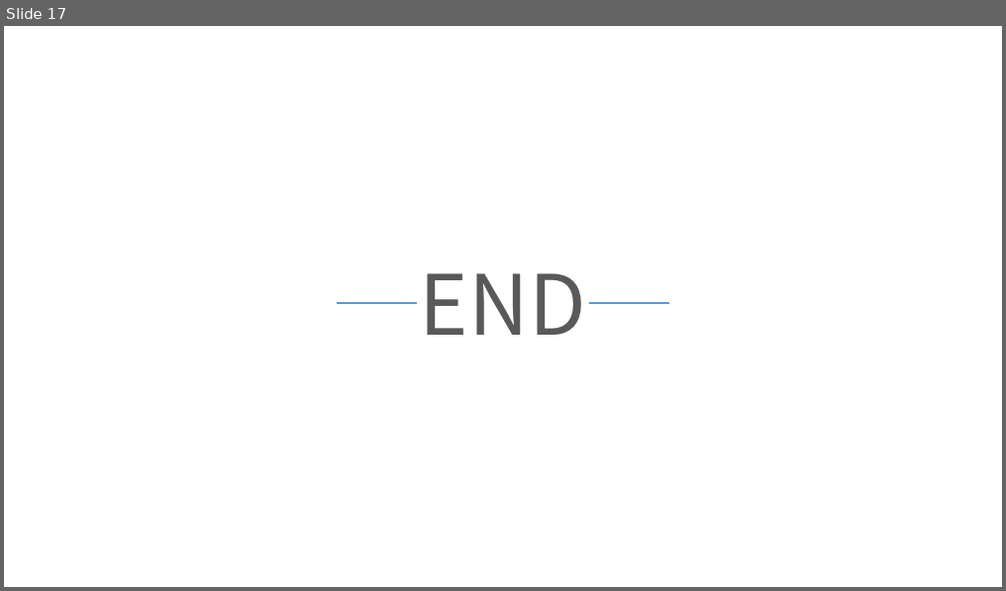
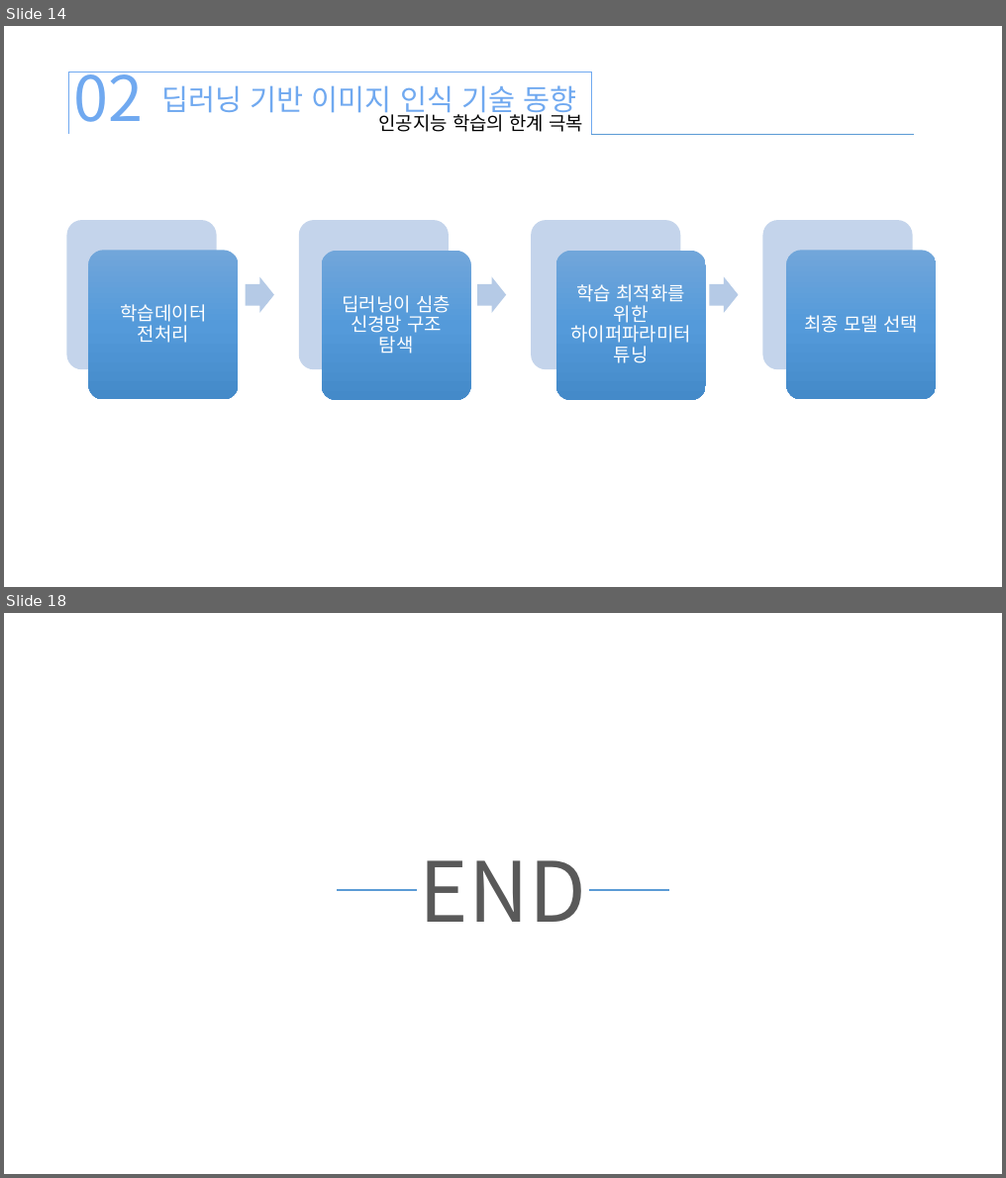
Before and after one commit to xddongx/flexink, a slide deck: 이미지 인식 기술/이미지 인식 기술_KDH.pptx. Shown one above the other, each under a label of ours: slide 17 before the commit, slides 14 and 18 after it; the slides between them are not shown. The pictures are 1006x591 and 1006x1178 pixels, drawn with LibreOffice and Linux fonts; fonts in the diff are those of the drawing. Boxes give left, top, right and bottom in pixels: in the first picture for what was removed or moved away, otherwise in the second. Text is boxed around its words. In the diff, an @@ line names an element or a change of style, - is before the commit and + after.

```diff
--- a/이미지 인식 기술/이미지 인식 기술_KDH.pptx
+++ b/이미지 인식 기술/이미지 인식 기술_KDH.pptx
@@ slide 14 added at <box>4,26,1002,587</box>, background #FFFFFF @@
@@ right bracket added at <box>69,72,591,134</box>, outline #70A9F0 0.5 pt @@
@@ text added at <box>74,72,144,122</box>, 60 pt, text #70A9F0 @@
+02
@@ text added at <box>161,85,577,118</box>, 28 pt, text #70A9F0 @@
+딥러닝 기반 이미지 인식 기술 동향
@@ text added at <box>378,111,584,132</box>, 18 pt, text #000000 @@
+인공지능 학습의 한계 극복
@@ line added from (591, 134) to (915, 134), #5B9BD5 0.5 pt @@
@@ group added at <box>67,220,936,400</box>: 8 rounded rectangles, 4 texts, 3 right arrows @@
+학습데이터 전처리
+딥러닝이 심층 신경망 구조 탐색
+학습 최적화를 위한 하이퍼파라미터 튜닝
+최종 모델 선택
@@ what was slide 17 is now slide 18 @@
```
Also in this commit, not shown: 2 slides changed, 13 other slides added, 13 slides removed, 11 other files.
